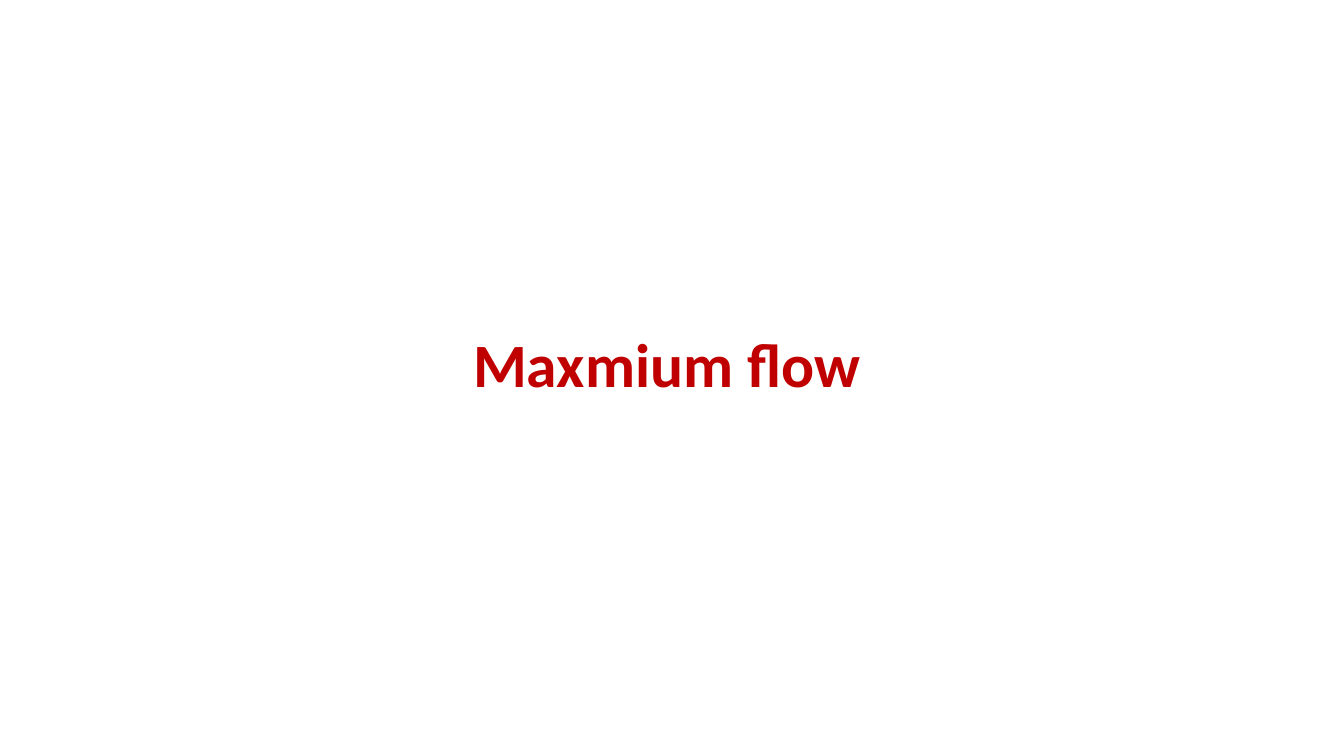
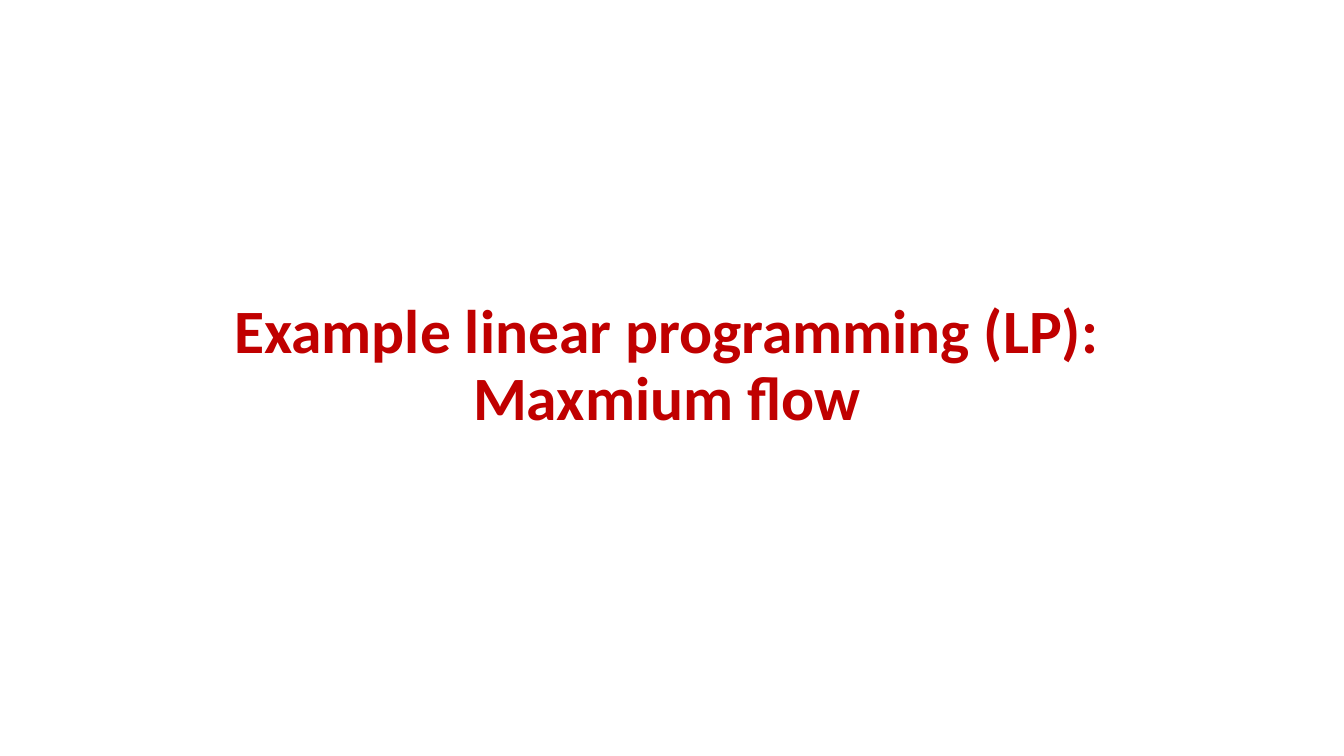
Before and after one commit to gsbrodal/gsbrodal.github.io, a slide deck: slide 19 of ipsa/slides/linear_programming.pptx. Drawn at 1344x756 pixels with LibreOffice and Linux fonts; fonts in the diff are those of the drawing. Boxes give left, top, right and bottom in pixels: in the first picture for what was removed or moved away, otherwise in the second. Text is boxed around its words. In the diff, an @@ line names an element or a change of style, - is before the commit and + after.

Commit message:
all-slides-with-answers.pdf all-slides.pdf code.zip linear_programming.pdf linear_programming.pptx

```diff
--- a/ipsa/slides/linear_programming.pptx
+++ b/ipsa/slides/linear_programming.pptx
@@ title at [234, 307, 1098, 421]: text changed @@
-Maxmium flow
+Example linear programming (LP):
+Maxmium flow
```
Also in this commit, not shown: 15 other slides changed, 3 slides added, 1 slide removed, 4 other files.
